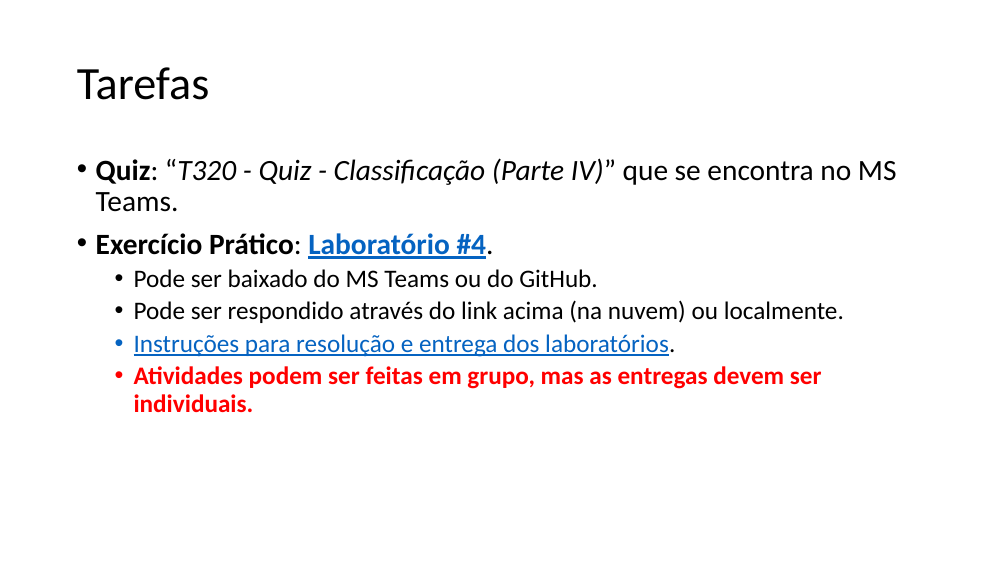
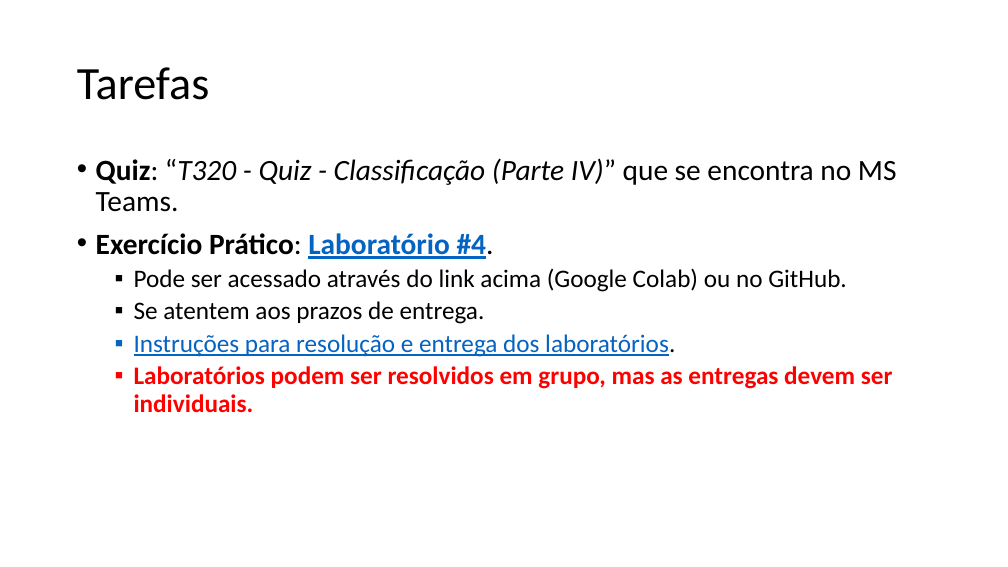
Before and after one commit to zz4fap/t320_aprendizado_de_maquina, a slide deck: slide 15 of slides/T320_Classificação (Parte IV).pptx. Drawn at 1008x567 pixels with LibreOffice and Linux fonts; fonts in the diff are those of the drawing. Boxes give left, top, right and bottom in pixels: in the first picture for what was removed or moved away, otherwise in the second. Text is boxed around its words. In the diff, an @@ line names an element or a change of style, - is before the commit and + after.

```diff
--- a/slides/T320_Classificação (Parte IV).pptx
+++ b/slides/T320_Classificação (Parte IV).pptx
@@ text at (134, 268, 847, 324): text changed @@
-  • Pode ser baixado do MS Teams ou do GitHub.
-  • Pode ser respondido através do link acima (na nuvem) ou localmente.
+  ▪ Pode ser acessado através do link acima (Google Colab) ou no GitHub.
+  ▪ Se atentem aos prazos de entrega.
@@ text at (134, 366, 893, 413): text changed @@
-  • Atividades podem ser feitas em grupo, mas as entregas devem ser individuais.
+  ▪ Laboratórios podem ser resolvidos em grupo, mas as entregas devem ser individuais.
```
Also in this commit, not shown: 4 other slides changed, 3 other files.
